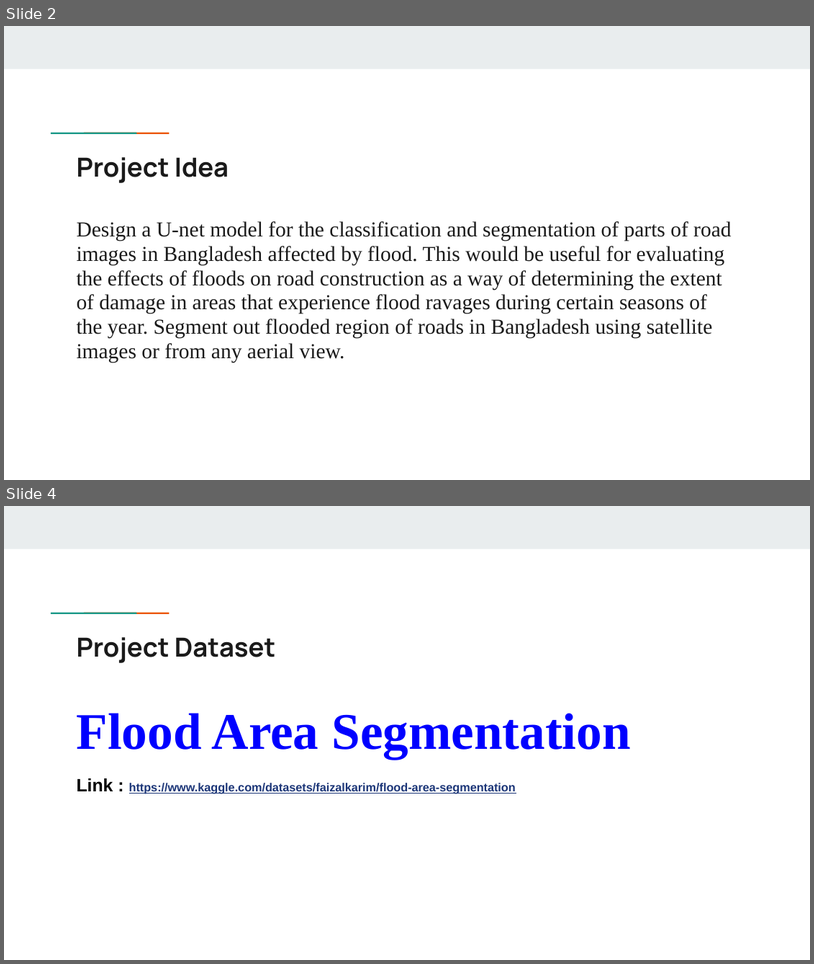
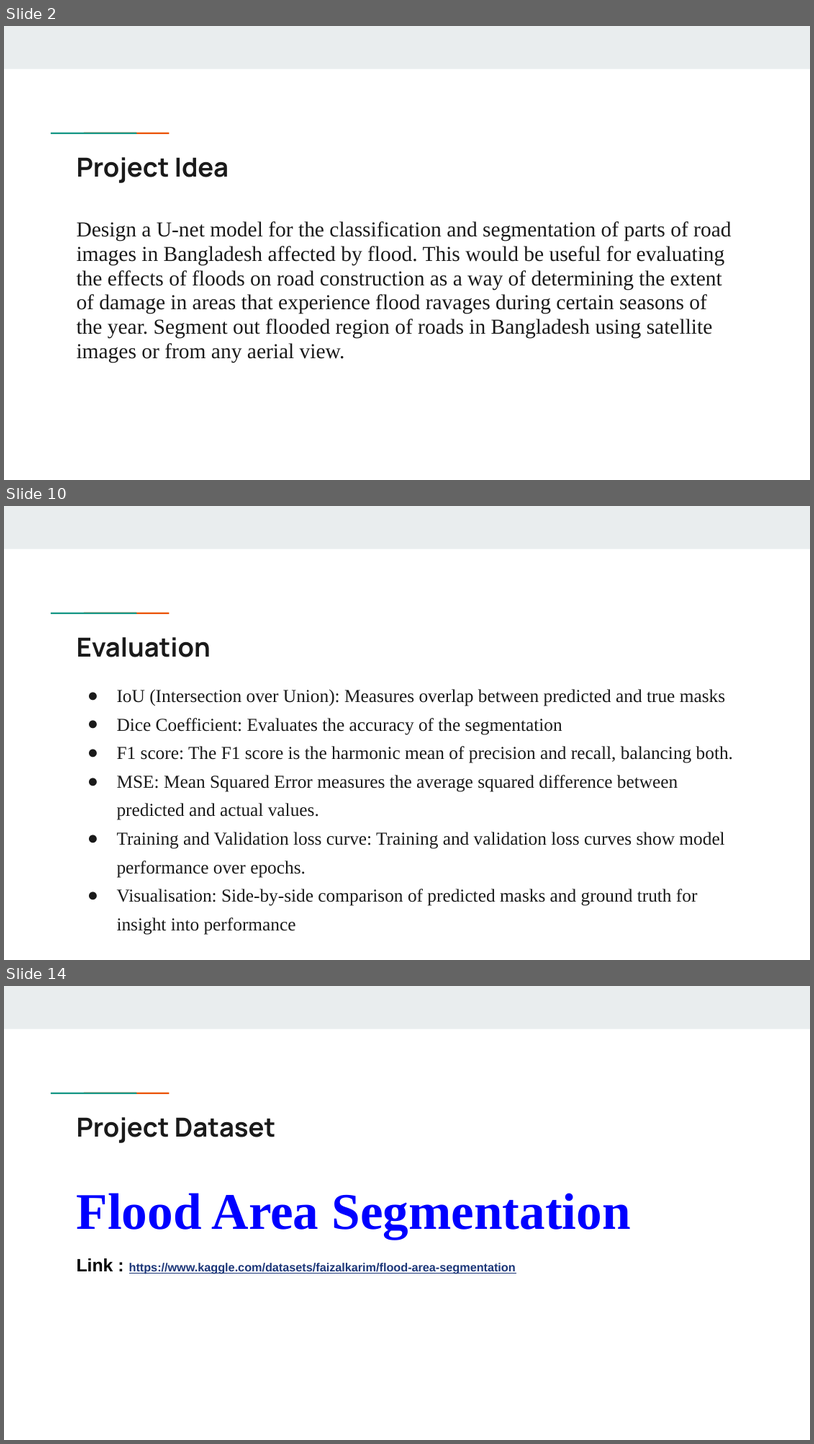
Before and after one commit to Shaoun18/CSE713, a slide deck: Final Project/Task_4a/Flood Impact Detection on Roads Using U-Net.pptx. Shown one above the other, each under a label of ours: slides 2 and 4 before the commit, slides 2, 10 and 14 after it; the slides between them are not shown. The pictures are 814x964 and 814x1444 pixels, drawn with LibreOffice and Linux fonts; fonts in the diff are those of the drawing. Boxes give left, top, right and bottom in pixels: in the first picture for what was removed or moved away, otherwise in the second. Text is boxed around its words. In the diff, an @@ line names an element or a change of style, - is before the commit and + after.

```diff
--- a/Final Project/Task_4a/Flood Impact Detection on Roads Using U-Net.pptx
+++ b/Final Project/Task_4a/Flood Impact Detection on Roads Using U-Net.pptx
@@ slide 10 added at box(4, 506, 810, 960), background #FFFFFF; not listed: 3 template elements that a slide beside it also shows @@
@@ title added at box(77, 637, 211, 657), 23.4 pt, text #1A1A1A, bold @@
+Evaluation
@@ text added at box(117, 689, 733, 934), 16.3 pt, text #1A1A1A @@
+● IoU (Intersection over Union): Measures overlap between predicted and true masks
+● Dice Coefficient: Evaluates the accuracy of the segmentation
+● F1 score: The F1 score is the harmonic mean of precision and recall, balancing both.
+● MSE: Mean Squared Error measures the average squared difference between predicted and actual values.
+● Training and Validation loss curve: Training and validation loss curves show model performance over epochs.
+● Visualisation: Side-by-side comparison of predicted masks and ground truth for insight into performance
@@ what was slide 4 is now slide 14 @@
```
Also in this commit, not shown: 2 slides changed, 10 other slides added.
